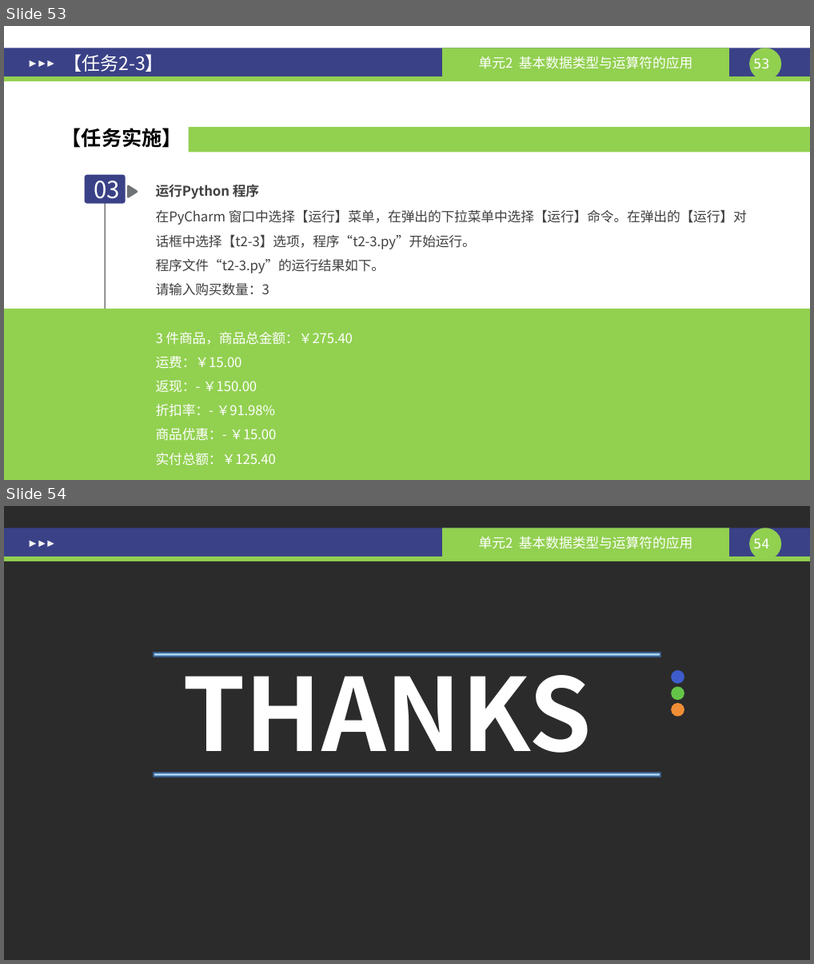
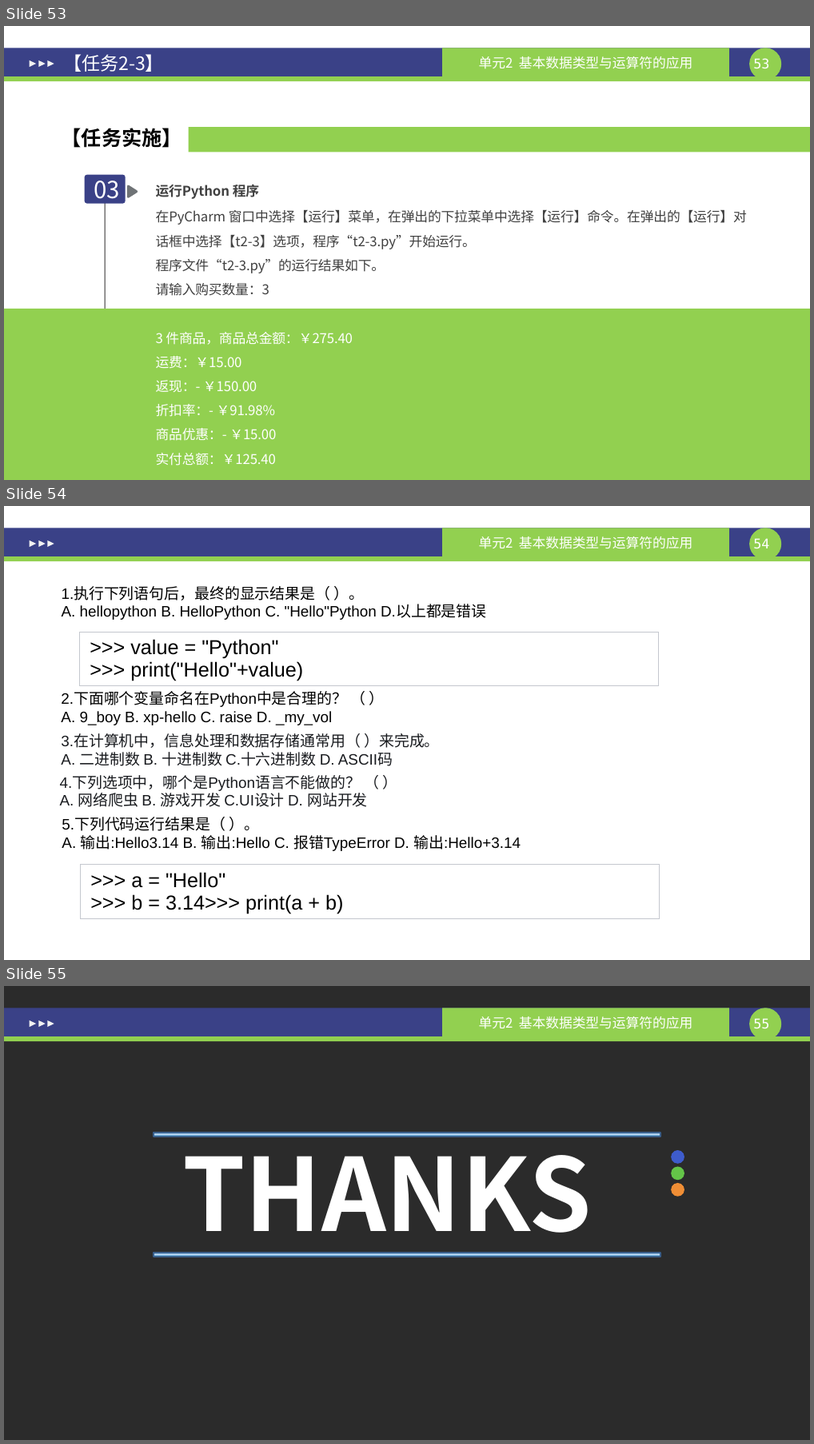
Before and after one commit to zeemeil/zeemeil.github.io, a slide deck: files/0328_week5_thursday_unit7.pptx. Shown one above the other, each under a label of ours: slides 53 and 54 before the commit, slides 53, 54 and 55 after it. The pictures are 814x964 and 814x1444 pixels, drawn with LibreOffice and Linux fonts; fonts in the diff are those of the drawing; background and template pictures are left out; a plain dark background stands for a picture behind light text. Boxes give left, top, right and bottom in pixels: in the first picture for what was removed or moved away, otherwise in the second. Text is boxed around its words. In the diff, an @@ line names an element or a change of style, - is before the commit and + after.

Commit message:
for lesson 0328

```diff
--- a/files/0328_week5_thursday_unit7.pptx
+++ b/files/0328_week5_thursday_unit7.pptx
@@ slide 54 added at (x1=4, y1=506, x2=810, y2=960), background #FFFFFF; not listed: 8 template elements that a slide beside it also shows @@
@@ text added at (x1=62, y1=586, x2=487, y2=620), 18 pt, text #000000 @@
+1.执行下列语句后，最终的显示结果是（ ）。
+A. hellopython B. HelloPython C. "Hello"Python D.以上都是错误
@@ table added at (x1=79, y1=632, x2=658, y2=685), 1 rows, 1 columns @@
+>>> value = "Python" >>> print("Hello"+value)
@@ text added at (x1=61, y1=692, x2=347, y2=725), 18 pt, text #000000 @@
+2.下面哪个变量命名在Python中是合理的？ （ ）
+A. 9_boy B. xp-hello C. raise D. _my_vol
@@ text added at (x1=61, y1=733, x2=439, y2=766), 18 pt, text #191B1F @@
+3.在计算机中，信息处理和数据存储通常用（ ）来完成。
+A. 二进制数 B. 十进制数 C.十六进制数 D. ASCII码
@@ text added at (x1=60, y1=776, x2=368, y2=807), 18 pt, text #191B1F @@
+4.下列选项中，哪个是Python语言不能做的？ （ ）
+A. 网络爬虫 B. 游戏开发 C.UI设计 D. 网站开发
@@ text added at (x1=62, y1=816, x2=521, y2=851), 18 pt, text #000000 @@
+5.下列代码运行结果是（ ）。
+A. 输出:Hello3.14 B. 输出:Hello C. 报错TypeError D. 输出:Hello+3.14
@@ table added at (x1=81, y1=864, x2=660, y2=919), 1 rows, 1 columns @@
+>>> a = "Hello" >>> b = 3.14>>> print(a + b)
@@ what was slide 54 is now slide 55 @@
@@ page number at (x1=754, y1=1018, x2=770, y2=1028): text changed @@
-54
+55
```
